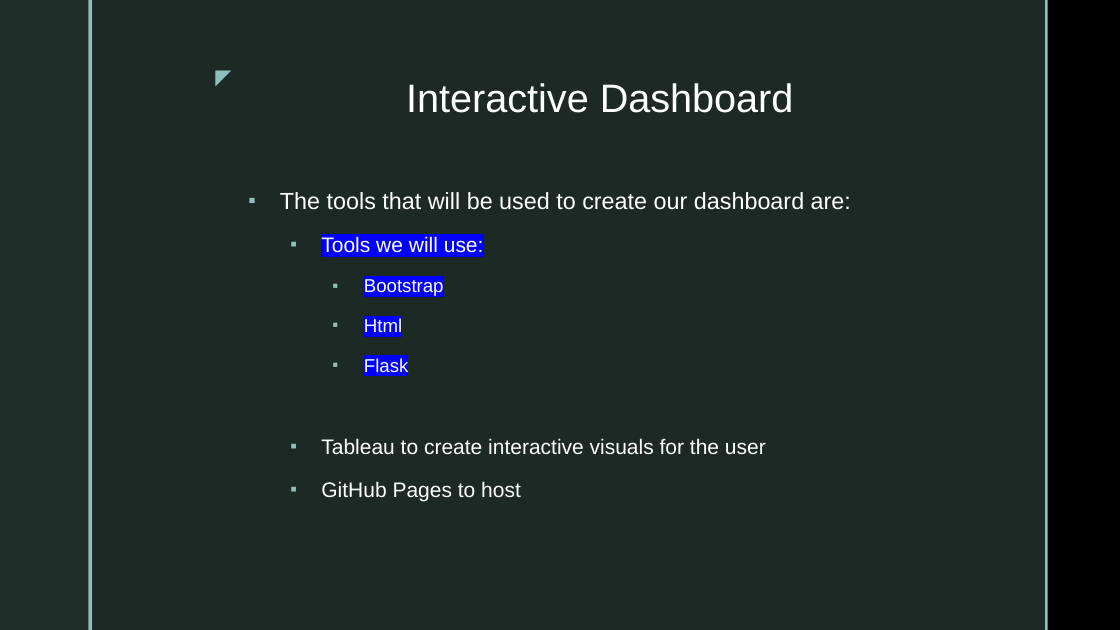
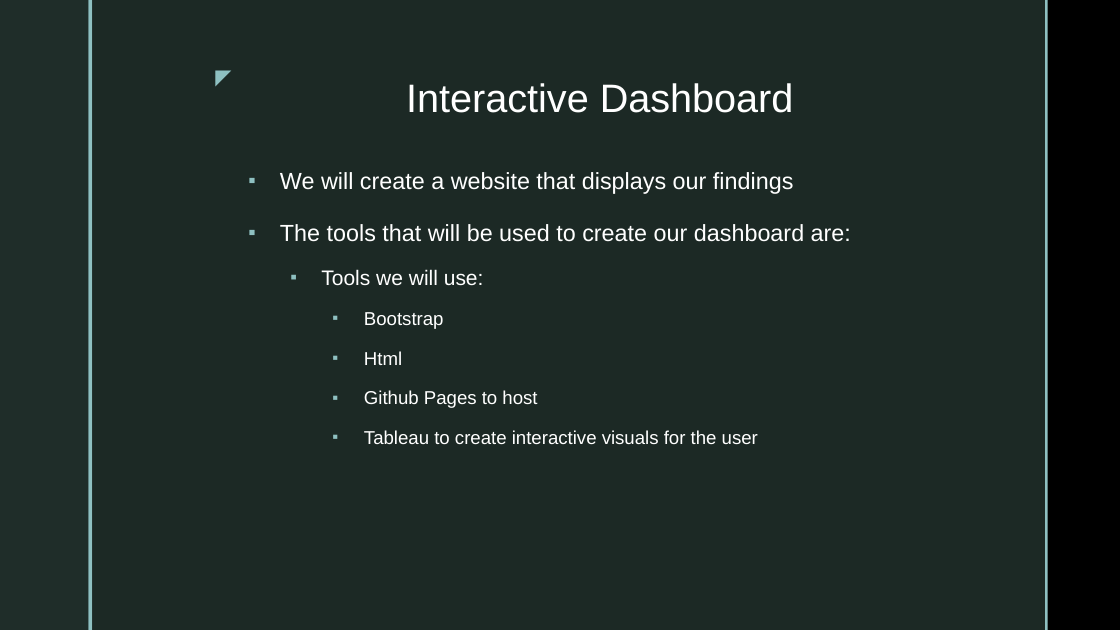
Before and after one commit to Sirius0531/final_project, a slide deck: slide 9 of 2nd Segment Project Deliverable/Deliverable2_Storyboard.pptx. Drawn at 1120x630 pixels with LibreOffice and Linux fonts; fonts in the diff are those of the drawing; background and template pictures are left out. Boxes give left, top, right and bottom in pixels: in the first picture for what was removed or moved away, otherwise in the second. Text is boxed around its words. In the diff, an @@ line names an element or a change of style, - is before the commit and + after.

```diff
--- a/2nd Segment Project Deliverable/Deliverable2_Storyboard.pptx
+++ b/2nd Segment Project Deliverable/Deliverable2_Storyboard.pptx
@@ text at [280, 172, 793, 194]: paragraph added @@
+▪ We will create a website that displays our findings
@@ text at [321, 269, 758, 444]: highlight #0000FF to none in "Tools we will use:", "Bootstrap", "Html"; size 18 to 16 pt in "Tableau to create interactive visuals for the ..."; list level 2 to 3 in "Tableau to create interactive visuals ..." @@
@@ text at [364, 390, 537, 408]: text changed @@
-    ▪ Flask
+    ▪ Github Pages to host
@@ text at [321, 481, 521, 502]: paragraph removed @@
-  ▪ GitHub Pages to host
```
Also in this commit, not shown: 6 other slides changed, 1 slide added, 1 slide removed.
